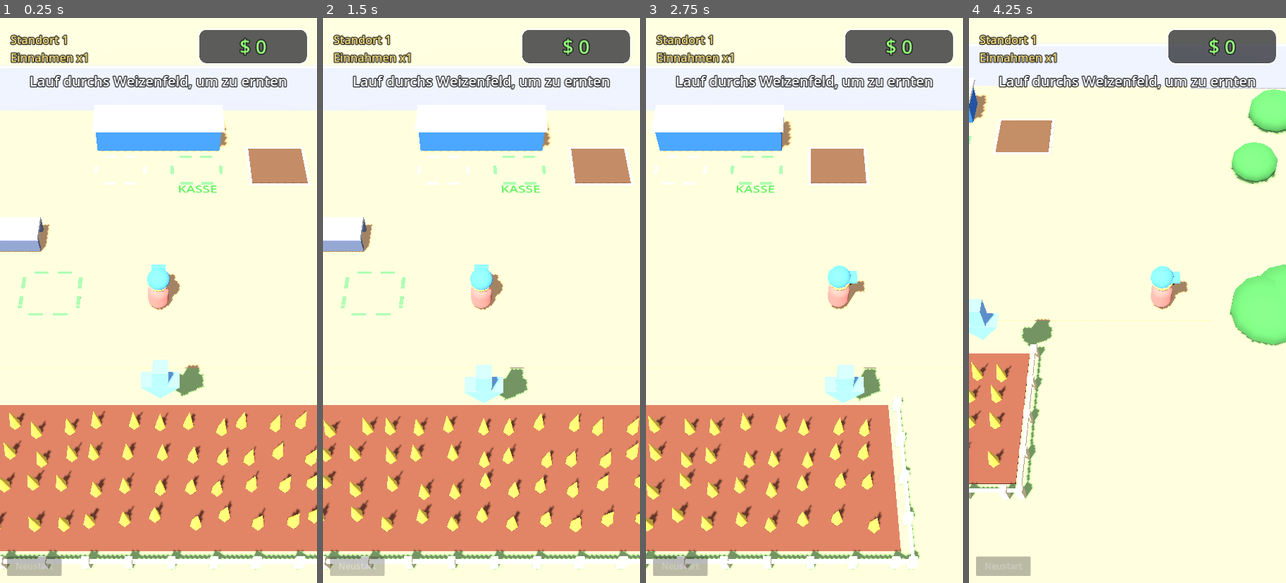
Above: before the commit, frames 1-4 (left to right).
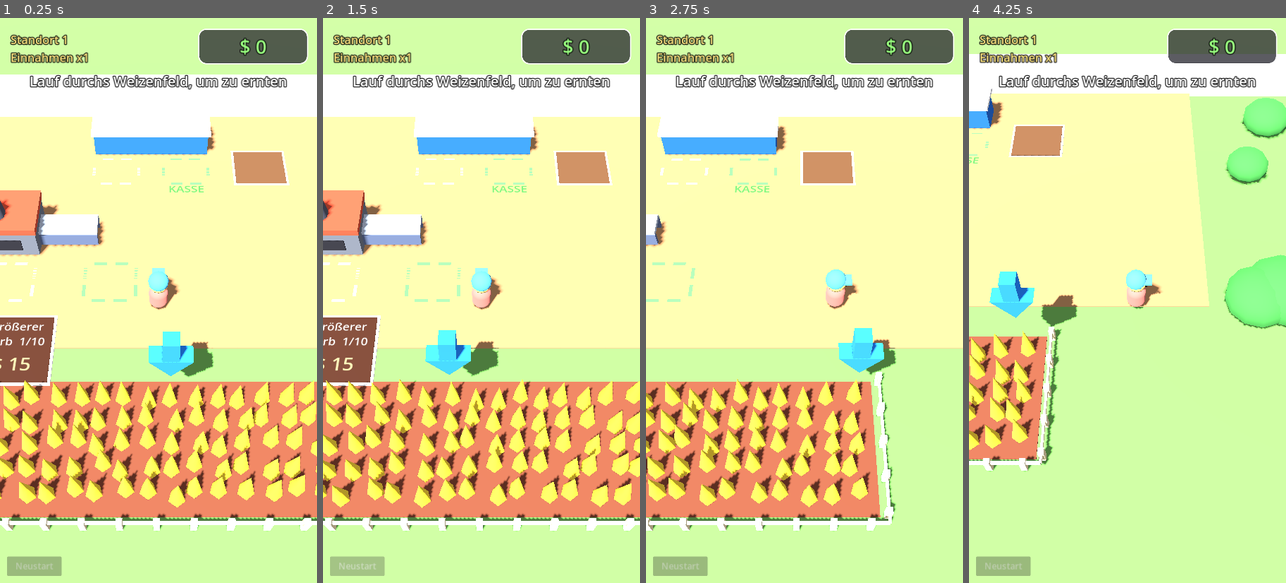
Above: after the commit, the same moments.

Repository: Lukas-sys/Base_Defense_App
Game: Godot game, scene res://scenes/main.tscn
Same seed, same stepped clock (60 frames per second), same inputs: the game is played once before the commit and once after it.
Inputs (mouse positions are in pixels of both pictures, inside the frame that each line leads up to):
- Up to frame 1 (0.25 s): no input
- Up to frame 2 (1.5 s): click "Neustart" at 0.5 s; click "Sicher?" at 1.25 s
- Up to frame 3 (2.75 s): move the mouse to (874, 272) at 2.02 s; hold D from 2.03 s (still down); click (874, 272) at 2.17 s
- Up to frame 4 (4.25 s): release D at 2.75 s; drag from (1064, 328) to (1111, 413) at 2.77 s; move the mouse to (1159, 176) at 3.52 s; hold D from 3.53 s (still down)

The runs differ from the first frame. In frame 1, 78% of the frame differs, in the area x 0-100%, y 0-100%; in frame 2, 78%; in frame 3, 80%; in frame 4, 88%.

Commit message:
Kompakteres Layout, sattere Farben, dichteres Weizenfeld, deutlicherer Pfeil
Co-Authored-By: Claude Opus 5.5 <noreply@anthropic.com>
Claude-Session: https://claude.ai/code/session_01NHrYJuGkAi8Q4UN3cXDN46

Diff:
--- a/scripts/field.gd
+++ b/scripts/field.gd
@@ -3,9 +3,9 @@
 ## Das Weizenfeld. Wer hindurchläuft, erntet automatisch (wenn noch Platz im Korb ist).
 ## Abgeerntete Halme wachsen nach einiger Zeit wieder nach.
 
-const SPACING := 0.8
-const COLUMNS := 13
-const BASE_ROWS := 4
+const SPACING := 0.7
+const COLUMNS := 15
+const BASE_ROWS := 5
 const ROWS_PER_LEVEL := 3
 const REGROW_TIME := 9.0
 
@@ -24,13 +24,13 @@
 	multimesh.transform_format = MultiMesh.TRANSFORM_3D
 	var stalk := CylinderMesh.new()
 	stalk.top_radius = 0.0
-	stalk.bottom_radius = 0.16
-	stalk.height = 1.0
+	stalk.bottom_radius = 0.26
+	stalk.height = 1.25
 	stalk.radial_segments = 5
 	stalk.rings = 1
 	multimesh.mesh = stalk
 	mmi.multimesh = multimesh
-	mmi.material_override = Util.mat(Color(0.95, 0.8, 0.3))
+	mmi.material_override = Util.mat(Color(0.98, 0.82, 0.25))
 	add_child(mmi)
 	soil = MeshInstance3D.new()
 	soil.material_override = Util.mat(Color(0.52, 0.3, 0.22))
@@ -67,8 +67,8 @@
 
 func _set_plant(i: int, height: float) -> void:
 	var h := maxf(height, 0.05)
-	var basis := Basis().scaled(Vector3(1.0, h * 0.9, 1.0))
-	multimesh.set_instance_transform(i, Transform3D(basis, positions[i] + Vector3(0, h * 0.45, 0)))
+	var basis := Basis().scaled(Vector3(1.0, h, 1.0))
+	multimesh.set_instance_transform(i, Transform3D(basis, positions[i] + Vector3(0, h * 0.62, 0)))
 
 
 ## Erntet alle reifen Halme im Umkreis eines Trägers, solange er Platz hat.
--- a/scripts/main.gd
+++ b/scripts/main.gd
@@ -14,25 +14,25 @@
 const COUNTER_POS := Vector3(0, 0, -10)
 const QUEUE_SPACING := 3.4
 const FIELD_POS := Vector3(0, 0, 1.6)
-const MAP_X := 10.5
+const MAP_X := 8.5
 
 const ITEM_NAMES := {"pizza": "Pizza", "pasta": "Nudeln"}
 const BASE_PRICE := {"pizza": 5.0, "pasta": 9.0}
 
 ## Alle Upgrades. "req" = welche Upgrades (mit Mindeststufe) vorher gekauft sein müssen.
 const UPGRADES := {
-	"capacity": {"title": "Größerer Korb", "max": 10, "base": 15.0, "growth": 1.55, "pos": Vector3(-8.3, 0, -0.4), "req": {}},
-	"field": {"title": "Feld vergrößern", "max": 3, "base": 40.0, "growth": 2.6, "pos": Vector3(0, 0, -0.6), "req": {"capacity": 1}},
-	"farmer": {"title": "Erntehelfer", "max": 4, "base": 70.0, "growth": 2.4, "pos": Vector3(-8.3, 0, 3.4), "req": {"field": 1}},
-	"oven_speed": {"title": "Ofen schneller", "max": 10, "base": 50.0, "growth": 1.7, "pos": Vector3(-8.3, 0, -8.6), "req": {"farmer": 1}},
-	"cashier": {"title": "Kassierer", "max": 1, "base": 160.0, "growth": 1.0, "pos": Vector3(-4.6, 0, -8.6), "req": {"farmer": 1}},
-	"waiter": {"title": "Kellner", "max": 3, "base": 220.0, "growth": 2.6, "pos": Vector3(8.3, 0, -0.4), "req": {"cashier": 1}},
-	"customers": {"title": "Werbeschild: mehr Kunden", "max": 5, "base": 140.0, "growth": 2.0, "pos": Vector3(8.3, 0, 3.4), "req": {"cashier": 1}},
-	"pasta": {"title": "Nudelmaschine", "max": 1, "base": 600.0, "growth": 1.0, "pos": Vector3(3.5, 0, -5.0), "req": {"waiter": 1}},
-	"pasta_speed": {"title": "Nudeln schneller", "max": 10, "base": 300.0, "growth": 1.7, "pos": Vector3(8.3, 0, -8.6), "req": {"pasta": 1}},
-	"prices": {"title": "Bessere Zutaten (+25% Preis)", "max": 10, "base": 450.0, "growth": 1.9, "pos": Vector3(8.3, 0, 7.2), "req": {"pasta": 1}},
-	"mower": {"title": "Erntemaschine (breiter ernten)", "max": 3, "base": 250.0, "growth": 3.0, "pos": Vector3(-8.3, 0, 7.2), "req": {"field": 2}},
-	"new_location": {"title": "Neuer Standort (Einnahmen x2)", "max": 1, "base": 20000.0, "growth": 1.0, "pos": Vector3(0, 0, -0.6), "req": {"field": 3, "pasta": 1, "farmer": 3, "waiter": 2, "prices": 3}},
+	"capacity": {"title": "Größerer Korb", "max": 10, "base": 15.0, "growth": 1.55, "pos": Vector3(-4.4, 0, -0.2), "req": {}},
+	"field": {"title": "Feld vergrößern", "max": 3, "base": 40.0, "growth": 2.6, "pos": Vector3(0, 0, -0.2), "req": {"capacity": 1}},
+	"farmer": {"title": "Erntehelfer", "max": 4, "base": 70.0, "growth": 2.4, "pos": Vector3(4.4, 0, -0.2), "req": {"field": 1}},
+	"oven_speed": {"title": "Ofen schneller", "max": 10, "base": 50.0, "growth": 1.7, "pos": Vector3(-6.8, 0, -1.8), "req": {"farmer": 1}},
+	"cashier": {"title": "Kassierer", "max": 1, "base": 160.0, "growth": 1.0, "pos": Vector3(-4.2, 0, -8.4), "req": {"farmer": 1}},
+	"waiter": {"title": "Kellner", "max": 3, "base": 220.0, "growth": 2.6, "pos": Vector3(6.9, 0, -8.4), "req": {"cashier": 1}},
+	"customers": {"title": "Werbeschild: mehr Kunden", "max": 5, "base": 140.0, "growth": 2.0, "pos": Vector3(7.1, 0, 3.0), "req": {"cashier": 1}},
+	"pasta": {"title": "Nudelmaschine", "max": 1, "base": 600.0, "growth": 1.0, "pos": Vector3(2.0, 0, -5.0), "req": {"waiter": 1}},
+	"pasta_speed": {"title": "Nudeln schneller", "max": 10, "base": 300.0, "growth": 1.7, "pos": Vector3(7.1, 0, 6.5), "req": {"pasta": 1}},
+	"prices": {"title": "Bessere Zutaten (+25% Preis)", "max": 10, "base": 450.0, "growth": 1.9, "pos": Vector3(-7.1, 0, 3.0), "req": {"pasta": 1}},
+	"mower": {"title": "Erntemaschine (breiter ernten)", "max": 3, "base": 250.0, "growth": 3.0, "pos": Vector3(-7.1, 0, 6.5), "req": {"field": 2}},
+	"new_location": {"title": "Neuer Standort (Einnahmen x2)", "max": 1, "base": 20000.0, "growth": 1.0, "pos": Vector3(0, 0, -0.2), "req": {"field": 3, "pasta": 1, "farmer": 3, "waiter": 2, "prices": 3}},
 }
 
 var money := 0.0
@@ -83,7 +83,7 @@
 	_build_world()
 	player = Player.new()
 	player.setup(self)
-	player.position = Vector3(0, 0, -2.5)
+	player.position = Vector3(0.3, 0, -2.0)
 	add_child(player)
 	camera = Camera3D.new()
 	camera.rotation_degrees = Vector3(-56, 0, 0)
@@ -124,7 +124,7 @@
 
 
 func _camera_offset() -> Vector3:
-	return Vector3(0, 15.0, 10.0)
+	return Vector3(0, 16.5, 11.0)
 
 
 func clamp_to_map(p: Vector3) -> Vector3:
@@ -472,23 +472,24 @@
 	env.background_color = Color(0.62, 0.78, 0.55)
 	env.ambient_light_source = Environment.AMBIENT_SOURCE_COLOR
 	env.ambient_light_color = Color(0.85, 0.85, 0.9)
-	env.ambient_light_energy = 0.75
+	env.ambient_light_energy = 0.4
+	env.tonemap_mode = Environment.TONE_MAPPER_FILMIC
 	var we := WorldEnvironment.new()
 	we.environment = env
 	add_child(we)
 	var sun := DirectionalLight3D.new()
 	sun.rotation_degrees = Vector3(-60, -30, 0)
 	sun.shadow_enabled = true
-	sun.light_energy = 1.0
+	sun.light_energy = 0.85
 	add_child(sun)
 
-	var tint: Color = [Color(0.62, 0.78, 0.5), Color(0.78, 0.75, 0.5), Color(0.55, 0.72, 0.7), Color(0.8, 0.65, 0.55)][stars % 4]
+	var tint: Color = [Color(0.45, 0.68, 0.35), Color(0.78, 0.75, 0.5), Color(0.55, 0.72, 0.7), Color(0.8, 0.65, 0.55)][stars % 4]
 	add_child(Util.box(Vector3(80, 0.1, 80), tint, Vector3(0, -0.06, 0)))
 	# Straße
 	add_child(Util.box(Vector3(60, 0.04, 3.2), Color(0.55, 0.56, 0.6), Vector3(0, 0.0, ROAD_Z)))
 	add_child(Util.box(Vector3(60, 0.05, 0.12), Color(0.95, 0.95, 0.95), Vector3(0, 0.0, ROAD_Z - 1.45)))
 	# Holzboden der Küche
-	add_child(Util.box(Vector3(22, 0.06, 11.5), Color(0.85, 0.7, 0.5), Vector3(0, 0.0, -6.0)))
+	add_child(Util.box(Vector3(22, 0.06, 11.5), Color(0.72, 0.55, 0.38), Vector3(0, 0.0, -6.0)))
 	# Büsche als Deko
 	for i in 14:
 		var side := -1.0 if i % 2 == 0 else 1.0
@@ -500,9 +501,9 @@
 	field.position = FIELD_POS
 	add_child(field)
 
-	oven = _make_station("oven", "pizza", Vector3(-7.0, 0, -5.0), Color(0.85, 0.35, 0.25))
+	oven = _make_station("oven", "pizza", Vector3(-5.0, 0, -5.0), Color(0.85, 0.35, 0.25))
 	oven.base_time = 1.6
-	pasta_machine = _make_station("pasta", "pasta", Vector3(3.5, 0, -5.0), Color(0.95, 0.8, 0.3))
+	pasta_machine = _make_station("pasta", "pasta", Vector3(2.0, 0, -5.0), Color(0.95, 0.8, 0.3))
 	pasta_machine.base_time = 2.2
 
 	counter = Counter.new()
@@ -515,13 +516,13 @@
 	add_child(money_pile)
 
 	arrow = Node3D.new()
-	var shaft := Util.box(Vector3(0.35, 0.7, 0.35), Color(0.5, 0.75, 1.0), Vector3(0, 0.7, 0))
+	var shaft := Util.box(Vector3(0.45, 0.8, 0.45), Color(0.2, 0.55, 1.0), Vector3(0, 0.9, 0))
 	arrow.add_child(shaft)
 	var head := MeshInstance3D.new()
 	var prism := PrismMesh.new()
-	prism.size = Vector3(0.9, 0.6, 0.4)
+	prism.size = Vector3(1.2, 0.8, 0.5)
 	head.mesh = prism
-	head.material_override = Util.mat(Color(0.5, 0.75, 1.0))
+	head.material_override = Util.mat(Color(0.2, 0.55, 1.0))
 	head.rotation_degrees = Vector3(0, 0, 180)
 	head.position = Vector3(0, 0.1, 0)
 	arrow.add_child(head)
